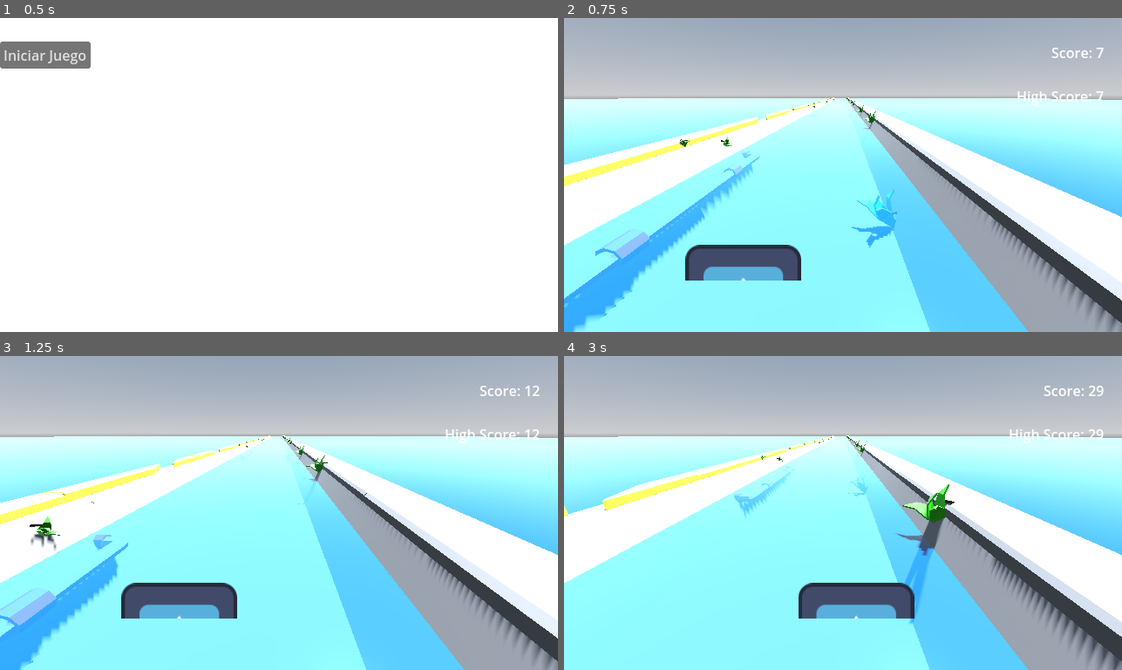
Above: before the commit, frames 1-4 (two rows, left to right).
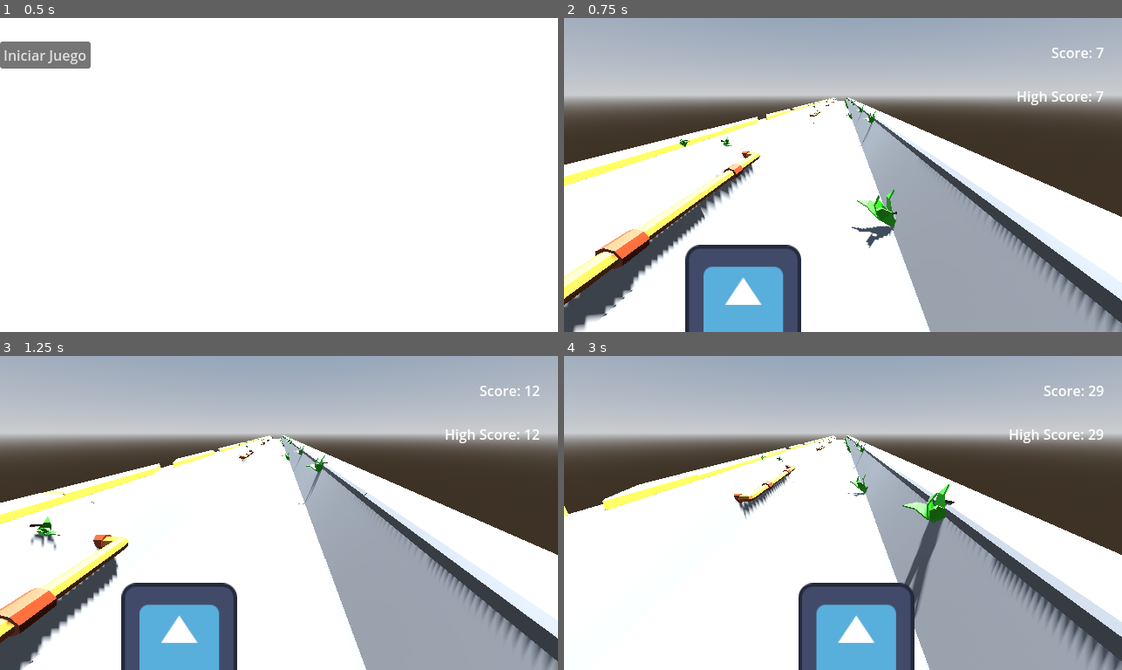
Above: after the commit, the same moments.

Repository: NahuelArrieta/RataSurfer
Game: Godot game, scene res://ui/StartMenu.tscn
Same seed, same stepped clock (60 frames per second), same inputs: the game is played once before the commit and once after it. The engine's default icon, where the game draws it, is replaced by a stand-in: a white triangle on a blue panel in a dark square.
Inputs:
- Up to frame 1 (0.5 s): no input
- Up to frame 2 (0.75 s): click "Iniciar Juego" at 0.5 s
- Up to frame 3 (1.25 s): no input
- Up to frame 4 (3 s): tap Enter at 1.25, 2.1 s; hold Right (right) 1.28-2.03 s; tap T at 1.35 s; tap Space at 1.52, 2.27 s; hold Left (left) 2.03-2.78 s; hold Right (right) from 2.78 s (still down); tap E at 2.85 s

Frame 1 is identical in both runs. In frame 2, 50% of the frame differs, in the area x 0-100%, y 25-100%; in frame 3, 50%; in frame 4, 50%.

Commit message:
added slide collision

Diff:
--- a/entities/movement_handler.gd
+++ b/entities/movement_handler.gd
@@ -18,7 +18,6 @@
 
 
 func _physics_process(delta: float) -> void:
-
 	if is_sliding():
 		handle_slide_movement()
 	else:
--- a/entities/player.tscn
+++ b/entities/player.tscn
@@ -18,11 +18,13 @@
 [node name="RightRay" type="RayCast3D" parent="."]
 target_position = Vector3(5, 0, 0)
 collision_mask = 128
+hit_from_inside = true
 collide_with_areas = true
 
 [node name="LeftRay" type="RayCast3D" parent="."]
 target_position = Vector3(5, 0, 0)
 collision_mask = 128
+hit_from_inside = true
 collide_with_areas = true
 
 [node name="ImporterMeshInstance3D" type="ImporterMeshInstance3D" parent="."]
--- a/level/level.tscn
+++ b/level/level.tscn
@@ -1,9 +1,9 @@
-[gd_scene load_steps=11 format=3 uid="uid://b02ld6vivyc5w"]
+[gd_scene load_steps=15 format=3 uid="uid://b02ld6vivyc5w"]
+
 [ext_resource type="PackedScene" uid="uid://5ylubghgfke4" path="res://entities/player.tscn" id="1_7lnir"]
-[ext_resource type="ArrayMesh" uid="uid://bt6tbvqmfqkjq" path="res://art/object3D/Modulo0.1.obj" id="2_5gx2l"]
+[ext_resource type="Script" uid="uid://cpkv3l4p88mu7" path="res://level/module_handler.gd" id="2_5gx2l"]
 [ext_resource type="PackedScene" uid="uid://caa612nngg7y4" path="res://ui/score_ui.tscn" id="3_0x9y8"]
 [ext_resource type="Script" uid="uid://tsm227vr6f0o" path="res://level/level.gd" id="4_2x0y9"]
-[ext_resource type="Script" uid="uid://cpkv3l4p88mu7" path="res://level/module_handler.gd" id="2_5gx2l"]
 
 [sub_resource type="ProceduralSkyMaterial" id="ProceduralSkyMaterial_5gx2l"]
 sky_horizon_color = Color(0.662243, 0.671743, 0.686743, 1)
@@ -165,6 +165,9 @@
 shader_parameter/uv2_scale = Vector3(1, 1, 1)
 shader_parameter/uv2_offset = Vector3(0, 0, 0)
 
+[sub_resource type="BoxShape3D" id="BoxShape3D_vkbyq"]
+size = Vector3(43.5644, 20.37, 19.645)
+
 [node name="Level" type="Node3D"]
 script = ExtResource("4_2x0y9")
 
@@ -196,7 +199,17 @@
 
 [node name="MeshInstance3D" type="MeshInstance3D" parent="."]
 transform = Transform3D(1, 0, 0, 0, 1, 0, 0, 0, 1, -15.6035, 0.909212, -8.48823)
+visible = false
 mesh = SubResource("BoxMesh_5gx2l")
 surface_material_override/0 = SubResource("ShaderMaterial_qohg2")
 
+[node name="SlideArea3D" type="Area3D" parent="."]
+collision_layer = 128
+collision_mask = 128
+
+[node name="CollisionShape3D" type="CollisionShape3D" parent="SlideArea3D"]
+transform = Transform3D(1, 0, 0, 0, 1, 0, 0, 0, 1, 0.755795, 0, 0)
+shape = SubResource("BoxShape3D_vkbyq")
+debug_color = Color(0.993923, 0.0715761, 3.85046e-07, 0.42)
+
 [connection signal="timeout" from="Timer" to="ModuleHandler" method="_on_timer_timeout"]
